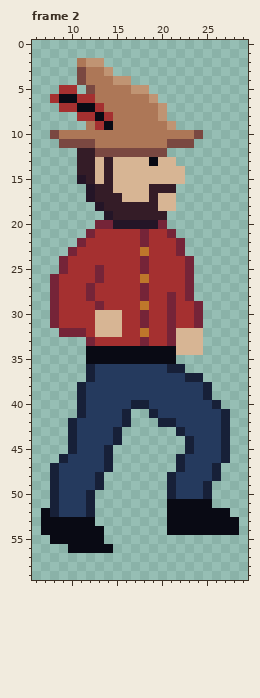
Pixel-art file -- Assets/player_sprite.aseprite. Above is the file before it was changed.
32x64 pixels, 2 frames. Shown: frame 2: x 6..29, y 0..59. The commit also changed other frames, which this record leaves out.
The same view after the edit:
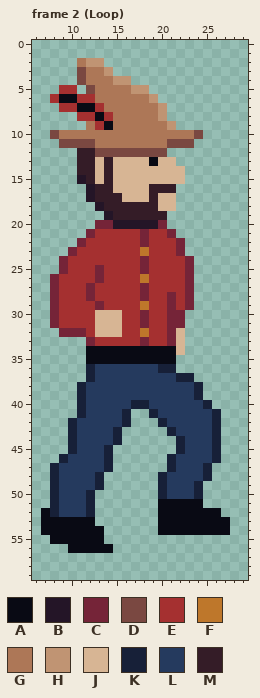
Palette (. is transparent): A #090a14  B #241527  C #752438  D #7a4841  E #a53030  F #be772b  G #ad7757  H #c09473  J #d7b594  K #172038  L #253a5e  M #341c27
The exact change:
Changed rows in their new state; - is an unchanged pixel.
Frame 2 (Loop):
first column x 20:
29 ---C.----
30 --C..----
31 --C..----
32 ---..----
33 ---..----
34 ---..----
36 K-.------
37 --K-.----
38 ----K.---
39 ----K.---
40 -----K.--
41 ------K.-
42 -L----K.-
43 -KL---K.-
44 --KL--K.-
45 --KL--K.-
46 -KL---K.-
47 -KL--K.--
48 KL---K.--
49 KL--K.---
50 KL--K.---
51 A----.---
52 A------.-
53 A-------.
54 A-------.
Boxes around the changes in both pictures, in picture pixels (x1, y1, x2, y2):
changed: (158, 301, 239, 535)
